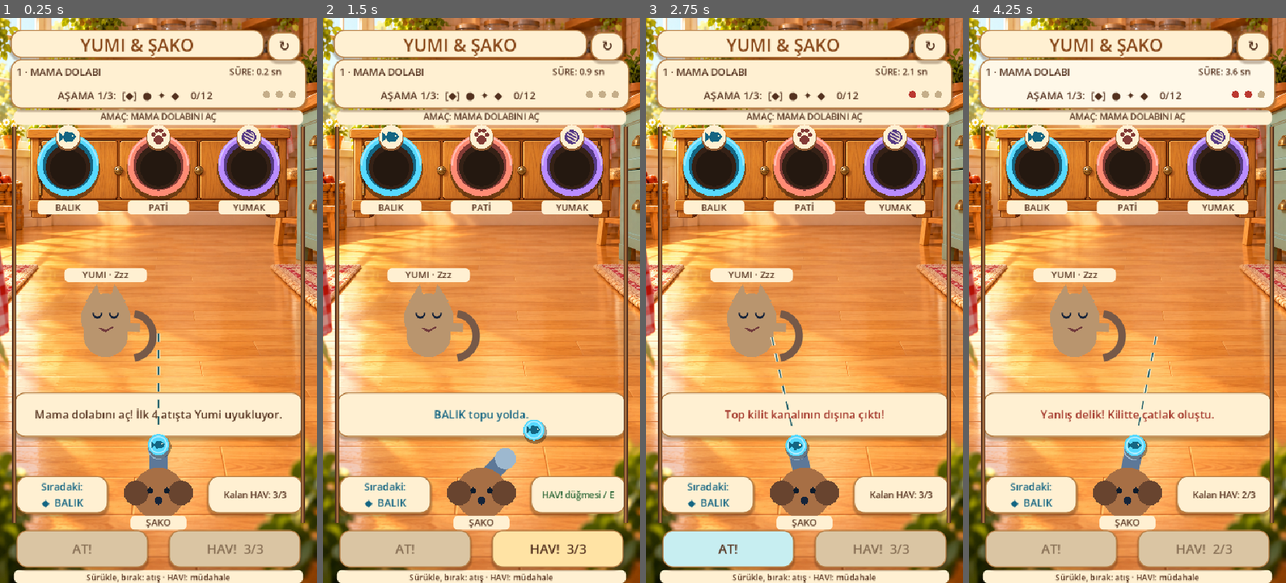
Above: before the commit, frames 1-4 (left to right).
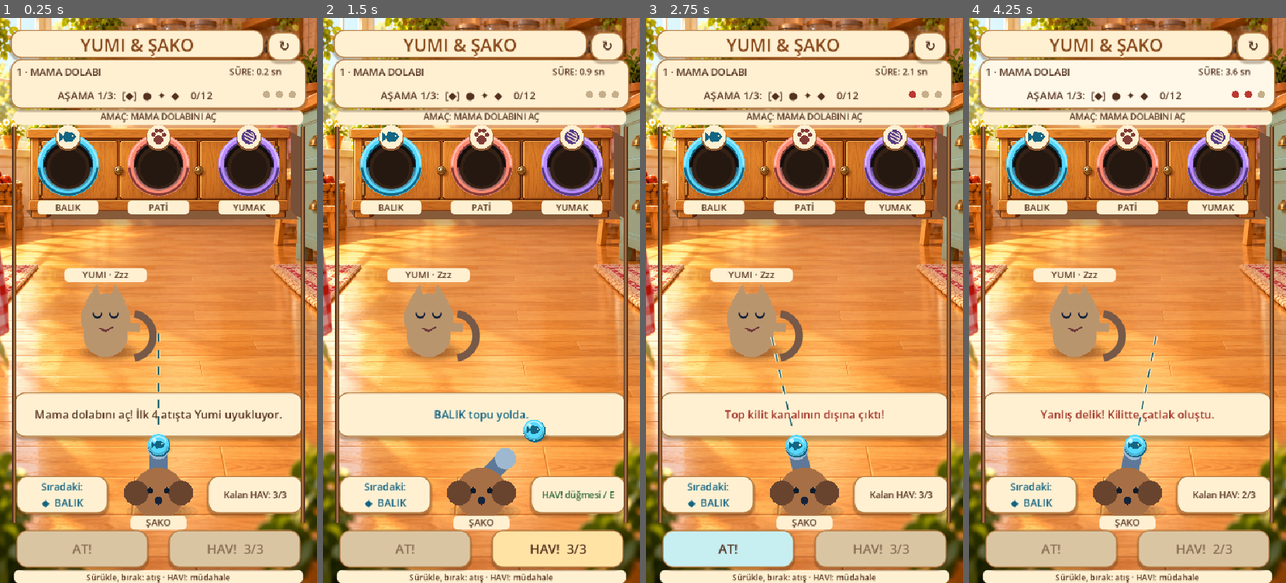
Above: after the commit, the same moments.

Repository: luzumsuzlar/yummyveshaco
Game: Godot game, scene res://scenes/main.tscn
Same seed, same stepped clock (60 frames per second), same inputs: the game is played once before the commit and once after it.
Inputs (mouse positions are in pixels of both pictures, inside the frame that each line leads up to):
- Up to frame 1 (0.25 s): no input
- Up to frame 2 (1.5 s): tap Enter at 0.5 s; move the mouse to (551, 272) at 0.52 s; hold D 0.53-1.25 s; tap R at 0.6 s; click (551, 272) at 0.67 s; tap Space at 0.77 s; click "AT!" at 1.25 s
- Up to frame 3 (2.75 s): drag from (741, 328) to (788, 413) at 2.02 s
- Up to frame 4 (4.25 s): move the mouse to (1159, 176) at 2.77 s; hold D 2.78-3.5 s; tap Enter at 2.85 s; drag from (1111, 413) to (1032, 215) at 3.52 s

The runs differ from the first frame. In frame 1, 3.7% of the frame differs, in the area x 8-95%, y 20-89%; in frame 2, 3.7%; in frame 3, 3.7%; in frame 4, 3.7%.

Commit message:
Add subtle scene depth with contact shadows and beveled targets

Diff:
--- a/scripts/main.gd
+++ b/scripts/main.gd
@@ -900,6 +900,7 @@
 	draw_cupboard()
 	draw_lock_panel()
 	draw_holes()
+	draw_ground_shadows()
 	draw_yumi()
 	draw_shako_launcher()
 	if ball_active:
@@ -911,6 +912,10 @@
 
 
 func draw_cupboard() -> void:
+	# Shallow extrusion and floor contact; target coordinates stay unchanged.
+	draw_soft_shadow(Vector2(274, 343), Vector2(225, 14), 0.20)
+	draw_colored_polygon(PackedVector2Array([Vector2(496, 194), Vector2(513, 202), Vector2(513, 340), Vector2(496, 332)]), Color("765039"))
+	draw_colored_polygon(PackedVector2Array([Vector2(44, 326), Vector2(496, 326), Vector2(508, 342), Vector2(56, 342)]), Color("875a39"))
 	draw_texture_rect(CUPBOARD_ART, Rect2(32, 184, 476, 158), false)
 	if game_state == "celebrating" or game_state == "success":
 		var opening := clampf(celebration_time / 0.4, 0.0, 1.0)
@@ -951,11 +956,15 @@
 	var font := ThemeDB.fallback_font
 	for index in range(hole_positions.size()):
 		var center := hole_positions[index]
-		draw_circle(center + Vector2(0, 7), HOLE_RADIUS + 6.0, Color(0, 0, 0, 0.42))
+		draw_soft_shadow(center + Vector2(3, 7), Vector2(HOLE_RADIUS + 8, HOLE_RADIUS + 5), 0.22)
 		draw_circle(center, HOLE_RADIUS + 5.0, TYPE_COLORS[index])
 		draw_circle(center, HOLE_RADIUS - 5.0, TYPE_DARK[index])
 		draw_circle(center + Vector2(0, 3), HOLE_RADIUS - 10.0, Color("352116"))
 		draw_circle(center + Vector2(0, 5), HOLE_RADIUS - 17.0, Color("241810"))
+		# Inner upper lip is dark; the lower lip catches light from upper left.
+		draw_arc(center + Vector2(0, 3), HOLE_RADIUS - 9.0, PI, TAU, 32, Color("130f0d"), 5.0, true)
+		draw_arc(center, HOLE_RADIUS - 6.0, 0.15, PI - 0.15, 32, TYPE_DARK[index].lightened(0.25), 3.0, true)
+		draw_arc(center, HOLE_RADIUS + 2.0, 0.1, PI - 0.1, 32, TYPE_DARK[index], 4.0, true)
 		draw_arc(center, HOLE_RADIUS + 2.0, PI, TAU, 32, TYPE_COLORS[index].lightened(0.45), 3.0, true)
 		var badge := center + Vector2(0, -48)
 		draw_circle(badge + Vector2(0, 3), 21, Color("8e572f"))
@@ -963,6 +972,25 @@
 		draw_type_icon(badge, index, 14, TYPE_DARK[index])
 		draw_style_box(rounded_box(CREAM, 7), Rect2(center + Vector2(-52, 60), Vector2(104, 24)))
 		draw_string(font, center + Vector2(-52, 78), TYPE_NAMES[index], HORIZONTAL_ALIGNMENT_CENTER, 104, 15, INK)
+
+
+func draw_soft_shadow(center: Vector2, radii: Vector2, opacity: float) -> void:
+	# Nested ellipses approximate a soft contact shadow without extra textures.
+	for layer in range(4):
+		var scale_factor := 1.0 - float(layer) * 0.15
+		var points := PackedVector2Array()
+		for point in range(32):
+			var angle := TAU * float(point) / 32.0
+			points.append(center + Vector2(cos(angle), sin(angle)) * radii * scale_factor)
+		draw_colored_polygon(points, Color(0.20, 0.12, 0.07, opacity * 0.32))
+
+
+func draw_ground_shadows() -> void:
+	draw_soft_shadow(yumi_position + Vector2(7, 57), Vector2(54, 15), 0.30)
+	var shako_head := celebration_shako_position if game_state in ["celebrating", "success"] else LAUNCH_POS + Vector2(0, 18)
+	draw_soft_shadow(shako_head + Vector2(6, 31), Vector2(61, 17), 0.30)
+	if ball_active:
+		draw_soft_shadow(ball_position + Vector2(6, 12), Vector2(21, 9), 0.28)
 
 
 func draw_yumi() -> void:
@@ -1086,9 +1114,13 @@
 
 
 func draw_ball(center: Vector2, type: int) -> void:
-	draw_circle(center + Vector2(2, 4), BALL_RADIUS + 2.0, Color(0, 0, 0, 0.35))
+	if not ball_active:
+		draw_soft_shadow(center + Vector2(4, 8), Vector2(20, 8), 0.22)
+	draw_circle(center + Vector2(1, 2), BALL_RADIUS + 1.0, TYPE_DARK[type])
 	draw_circle(center, BALL_RADIUS, TYPE_COLORS[type])
-	draw_arc(center, BALL_RADIUS - 4, 0, TAU, 24, Color(1, 1, 1, 0.55), 2.0, true)
+	draw_arc(center, BALL_RADIUS - 2, 0.2, PI - 0.2, 24, Color(0.12, 0.08, 0.05, 0.22), 3.0, true)
+	draw_arc(center, BALL_RADIUS - 4, PI + 0.2, TAU - 0.4, 24, Color(1, 1, 1, 0.65), 2.0, true)
+	draw_circle(center + Vector2(-7, -8), 3.0, Color(1, 1, 1, 0.70))
 	draw_type_icon(center, type, 11, TYPE_DARK[type])
 
 
--- /dev/null
+++ b/tests/depth_preview.gd
@@ -0,0 +1,47 @@
+extends SceneTree
+
+func _initialize() -> void:
+	call_deferred("capture")
+
+func capture() -> void:
+	var game = load("res://scenes/main.tscn").instantiate()
+	root.add_child(game)
+	game.set_process(false)
+	DirAccess.make_dir_recursive_absolute("res://exports/depth-preview")
+	for level in range(3):
+		game.start_level(level)
+		game.shot_delay = 0
+		game.aim_angle = 0.68 if level == 1 else -0.22
+		game.update_interface()
+		game.queue_redraw()
+		await process_frame
+		await RenderingServer.frame_post_draw
+		var result := root.get_texture().get_image().save_png("res://exports/depth-preview/level-%d.png" % (level + 1))
+		if result != OK:
+			push_error("Preview could not be saved")
+			quit(1)
+			return
+	game.ball_active = true
+	game.ball_position = Vector2(330, 420)
+	game.yumi_warning_timer = 0.4
+	game.update_interface()
+	game.queue_redraw()
+	await process_frame
+	await RenderingServer.frame_post_draw
+	if root.get_texture().get_image().save_png("res://exports/depth-preview/flight.png") != OK:
+		quit(1)
+		return
+	game.start_level(0)
+	game.game_state = "celebrating"
+	game.celebration_time = 1.0
+	game.celebration_shako_position = Vector2(320, 550)
+	game.yumi_position = Vector2(200, 530)
+	game.update_interface()
+	game.queue_redraw()
+	await process_frame
+	await RenderingServer.frame_post_draw
+	if root.get_texture().get_image().save_png("res://exports/depth-preview/celebration.png") != OK:
+		quit(1)
+		return
+	print("Depth previews saved")
+	quit()
Not shown, added: tests/depth_preview.gd.uid
Not shown, changed: docs/ART_DIRECTION.md
